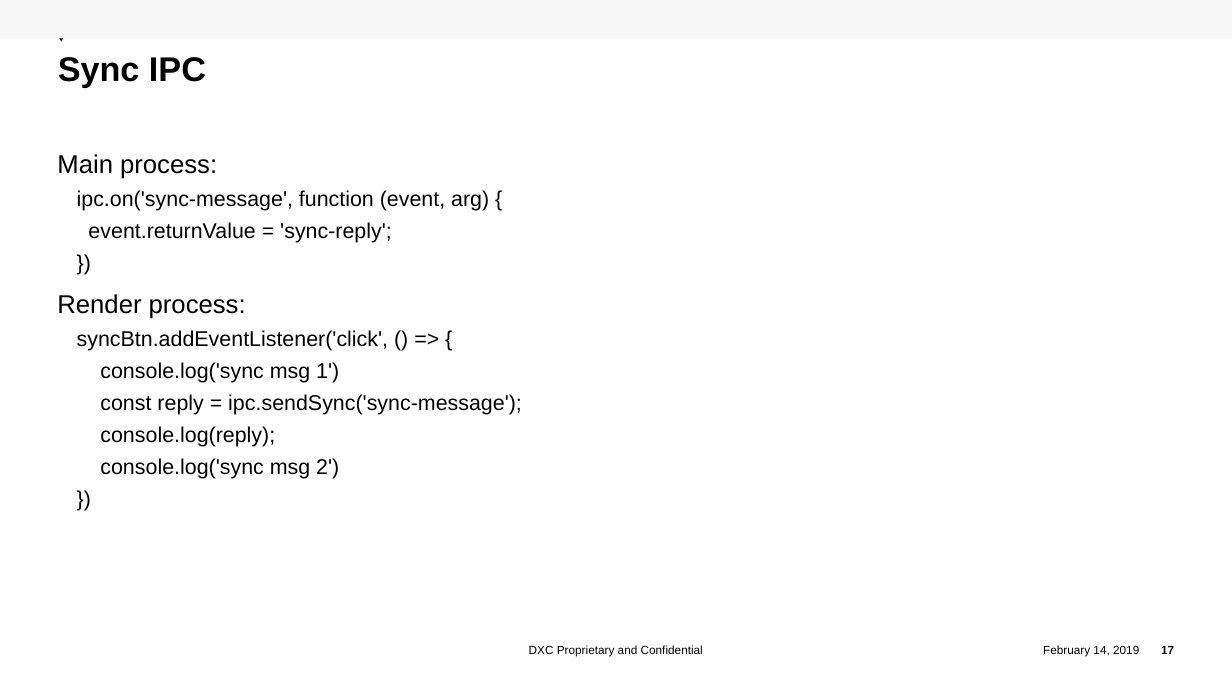
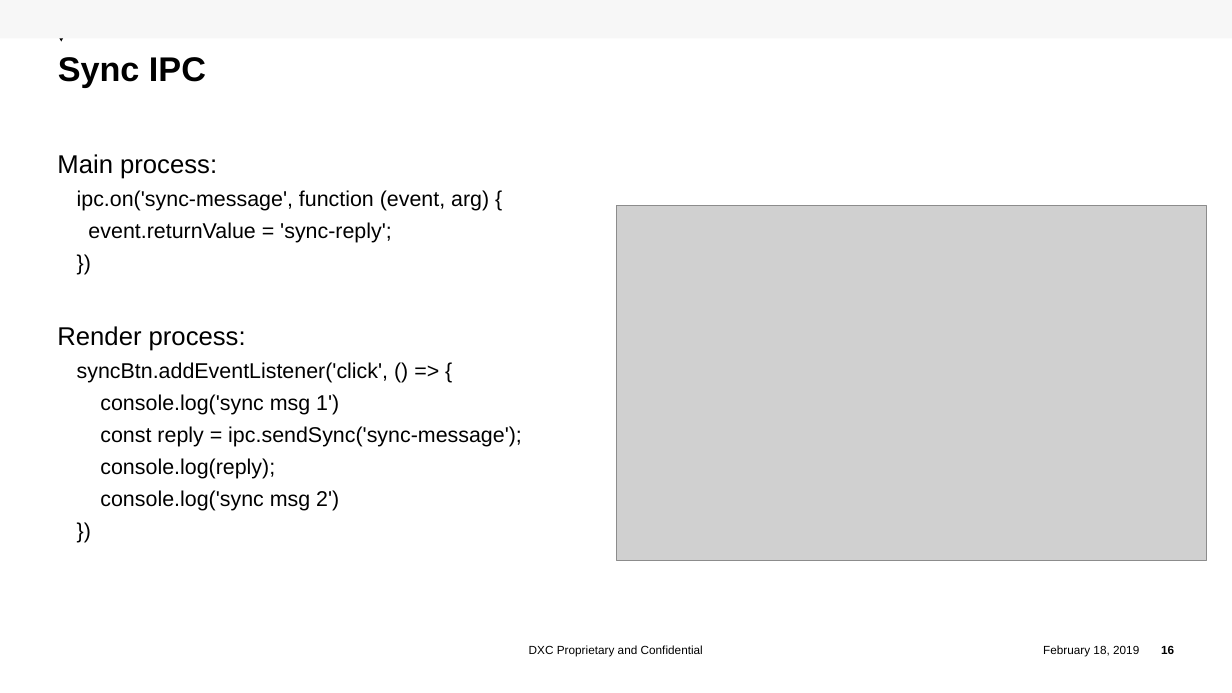
Before and after one commit to trtquan/electron, a slide deck: slide 16 of Electron.pptx (slide 17 before the commit). Drawn at 1232x693 pixels with LibreOffice and Linux fonts; fonts in the diff are those of the drawing; grey boxes stand for pictures; background and template pictures are left out. Boxes give left, top, right and bottom in pixels: in the first picture for what was removed or moved away, otherwise in the second. Text is boxed around its words. In the diff, an @@ line names an element or a change of style, - is before the commit and + after.

```diff
--- a/Electron.pptx
+++ b/Electron.pptx
@@ text "Main process:" rewrapped from (x1=57, y1=154, x2=522, y2=479) to (x1=57, y1=154, x2=522, y2=511) @@
@@ picture added at (x1=616, y1=206, x2=1207, y2=561) @@
@@ text at (x1=1043, y1=645, x2=1139, y2=657): text changed @@
-February 14, 2019
+February 18, 2019
@@ page number at (x1=1161, y1=646, x2=1174, y2=654): text changed @@
-17
+16
```
Also in this commit, not shown: 16 other slides changed, 2 slides added, 2 slides removed.
